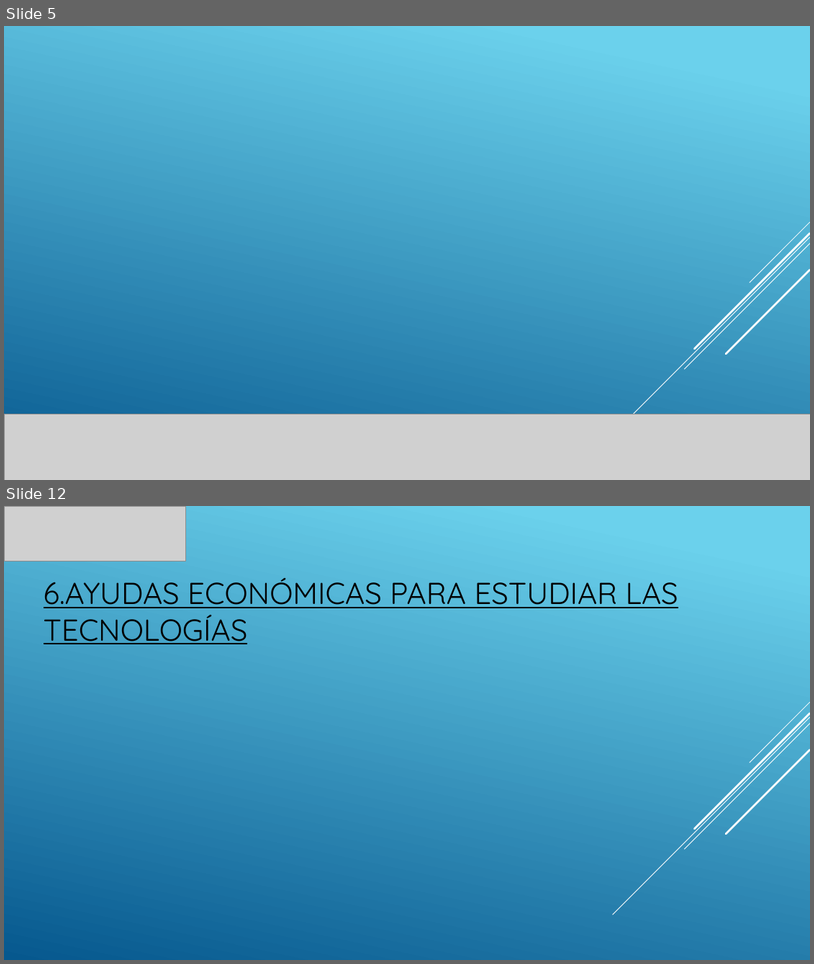
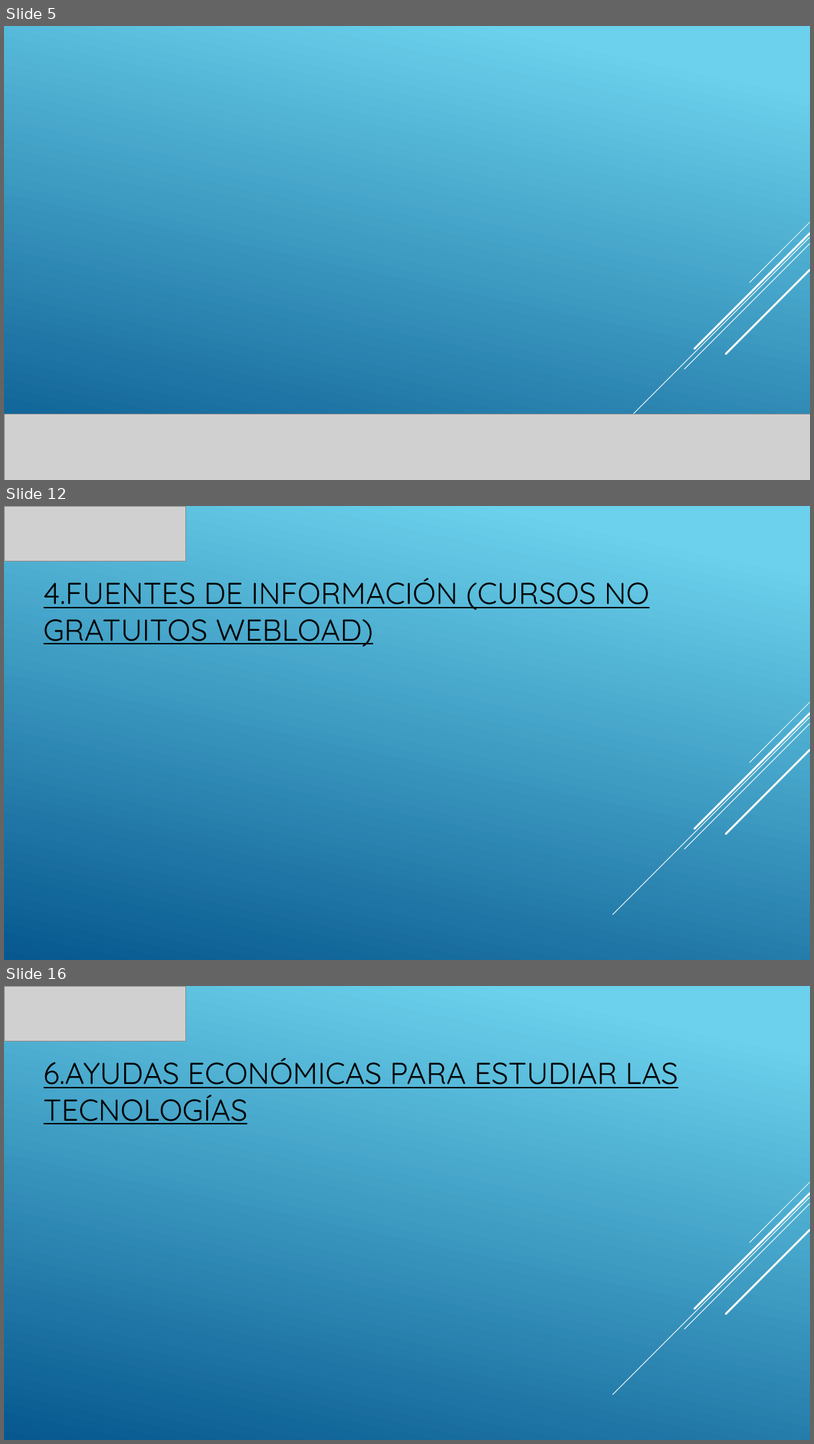
Before and after one commit to PedroISP/TG1, a slide deck: TG1_final.pptx. Shown one above the other, each under a label of ours: slides 5 and 12 before the commit, slides 5, 12 and 16 after it; the slides between them are not shown. The pictures are 814x964 and 814x1444 pixels, drawn with LibreOffice and Linux fonts; fonts in the diff are those of the drawing; grey boxes stand for pictures; background and template pictures are left out. Boxes give left, top, right and bottom in pixels: in the first picture for what was removed or moved away, otherwise in the second. Text is boxed around its words. In the diff, an @@ line names an element or a change of style, - is before the commit and + after.

```diff
--- a/TG1_final.pptx
+++ b/TG1_final.pptx
@@ slide 12 added at (x1=4, y1=506, x2=810, y2=960), background gradient #6ED2EB to #06588E; not listed: 5 template elements that a slide beside it also shows @@
@@ picture added at (x1=4, y1=506, x2=186, y2=561) @@
@@ title added at (x1=44, y1=578, x2=650, y2=646), 36 pt, text #000000, underline @@
+4.FUENTES DE INFORMACIÓN (CURSOS NO GRATUITOS WEBLOAD)
@@ what was slide 12 is now slide 16 @@
```
Also in this commit, not shown: 8 slides changed, 3 other slides added, 1 other file.
